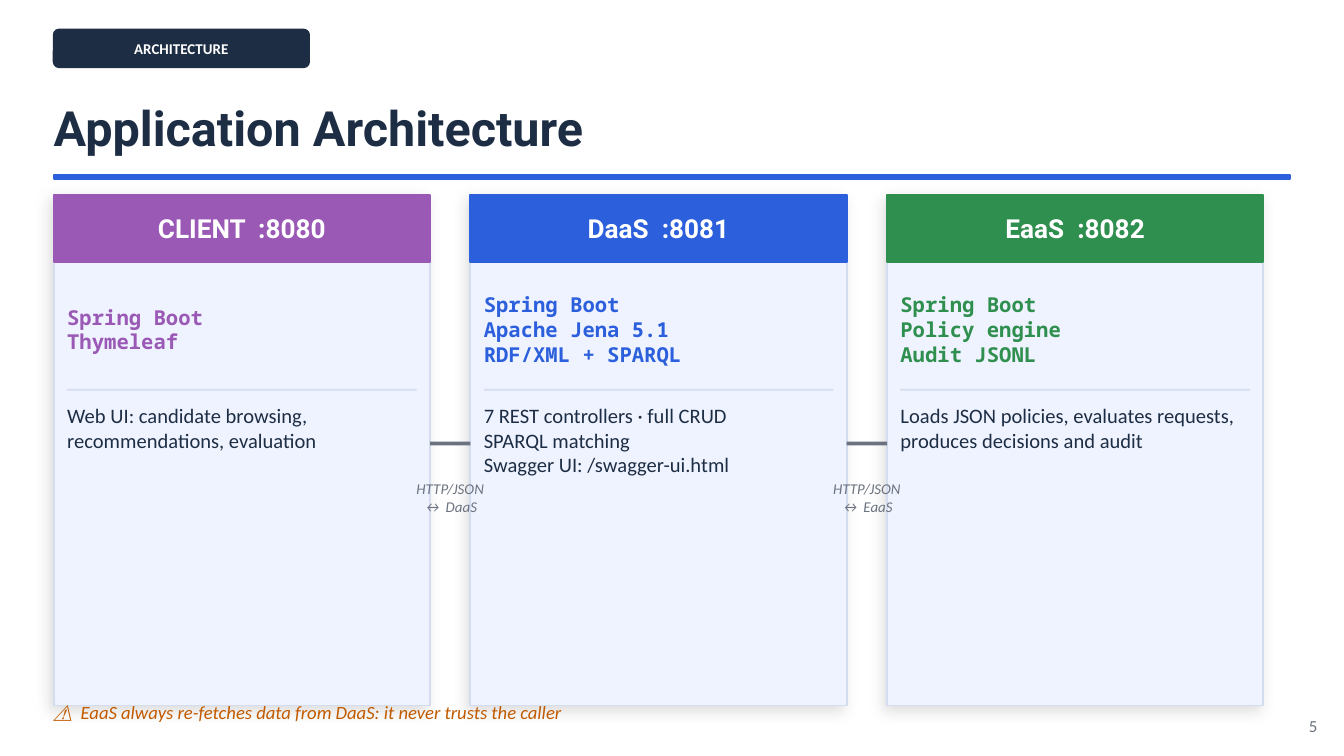
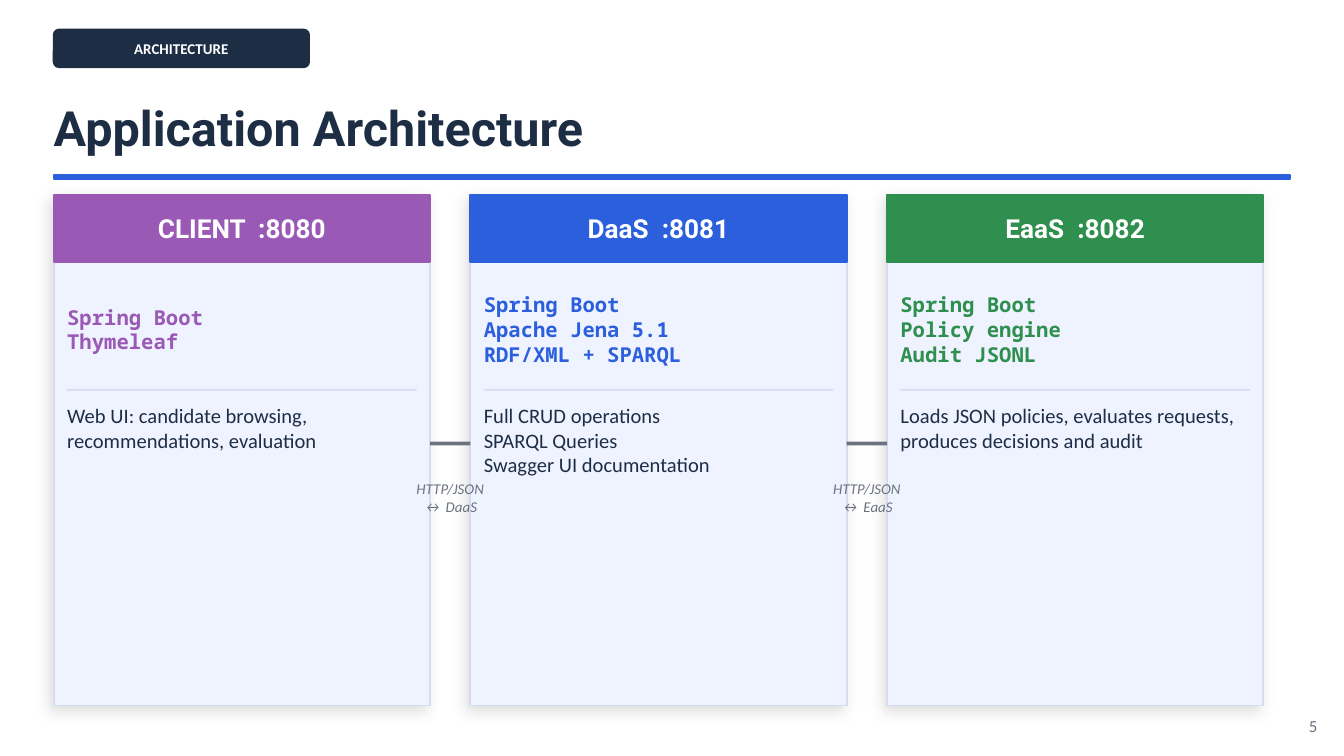
Before and after one commit to ediscota/SOSE-Homework, a slide deck: slide 5 of slides/SoSE-Employment-DaaS-EaaS.pptx. Drawn at 1344x756 pixels with LibreOffice and Linux fonts; fonts in the diff are those of the drawing. Boxes give left, top, right and bottom in pixels: in the first picture for what was removed or moved away, otherwise in the second. Text is boxed around its words. In the diff, an @@ line names an element or a change of style, - is before the commit and + after.

```diff
--- a/slides/SoSE-Employment-DaaS-EaaS.pptx
+++ b/slides/SoSE-Employment-DaaS-EaaS.pptx
@@ text at [484, 408, 710, 476]: text changed @@
-7 REST controllers · full CRUD
-SPARQL matching
-Swagger UI: /swagger-ui.html
+Full CRUD operations
+SPARQL Queries
+Swagger UI documentation
@@ text removed at [81, 706, 561, 722] @@
-⚠ EaaS always re-fetches data from DaaS: it never trusts the caller
```
Also in this commit, not shown: 13 other slides changed, 1 slide removed, 1 other file.
